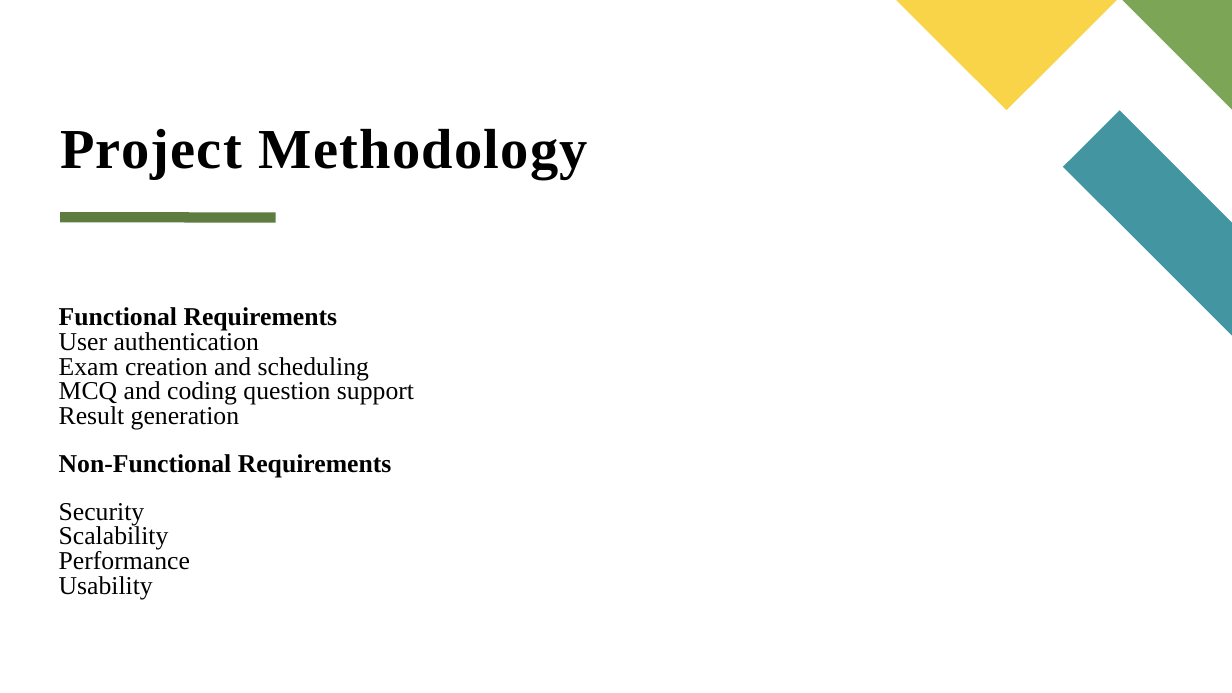
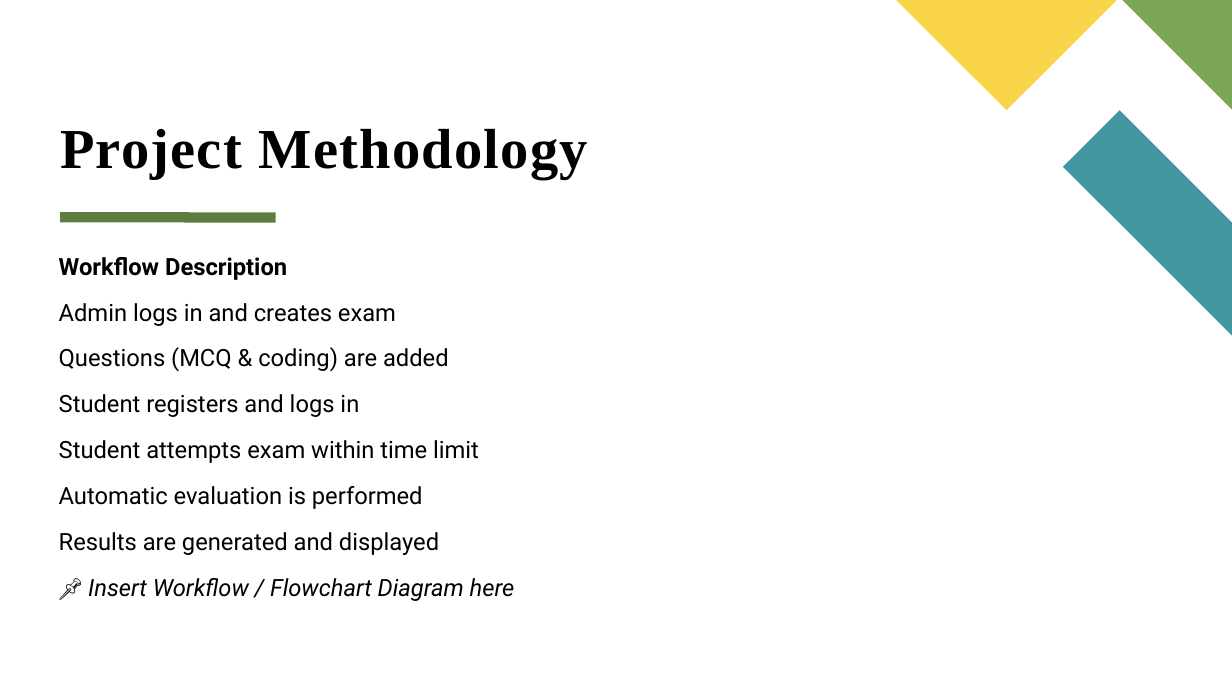
Before and after one commit to Jeevan-018/code-a-thon, a slide deck: slide 10 of Main Project Final Report/Presentation/Seminar PPT Template B24.pptx. Drawn at 1232x693 pixels with LibreOffice and Linux fonts; fonts in the diff are those of the drawing; background and template pictures are left out. Boxes give left, top, right and bottom in pixels: in the first picture for what was removed or moved away, otherwise in the second. Text is boxed around its words. In the diff, an @@ line names an element or a change of style, - is before the commit and + after.

Commit message:
Update exam management, styles, and dashboard features

```diff
--- a/Main Project Final Report/Presentation/Seminar PPT Template B24.pptx
+++ b/Main Project Final Report/Presentation/Seminar PPT Template B24.pptx
@@ text at (x1=59, y1=257, x2=515, y2=601): text changed; size 20 to 18.5 pt; font Times New Roman to Roboto @@
-Functional Requirements
-User authentication
-Exam creation and scheduling
-MCQ and coding question support
-Result generation
-Non-Functional Requirements
-Security
-Scalability
-Performance
-Usability
+Workflow Description
+Admin logs in and creates exam
+Questions (MCQ & coding) are added
+Student registers and logs in
+Student attempts exam within time limit
+Automatic evaluation is performed
+Results are generated and displayed
+📌 Insert Workflow / Flowchart Diagram here
```
Also in this commit, not shown: 5 other slides changed, 2 slides added, 2 slides removed, 9 other files.
